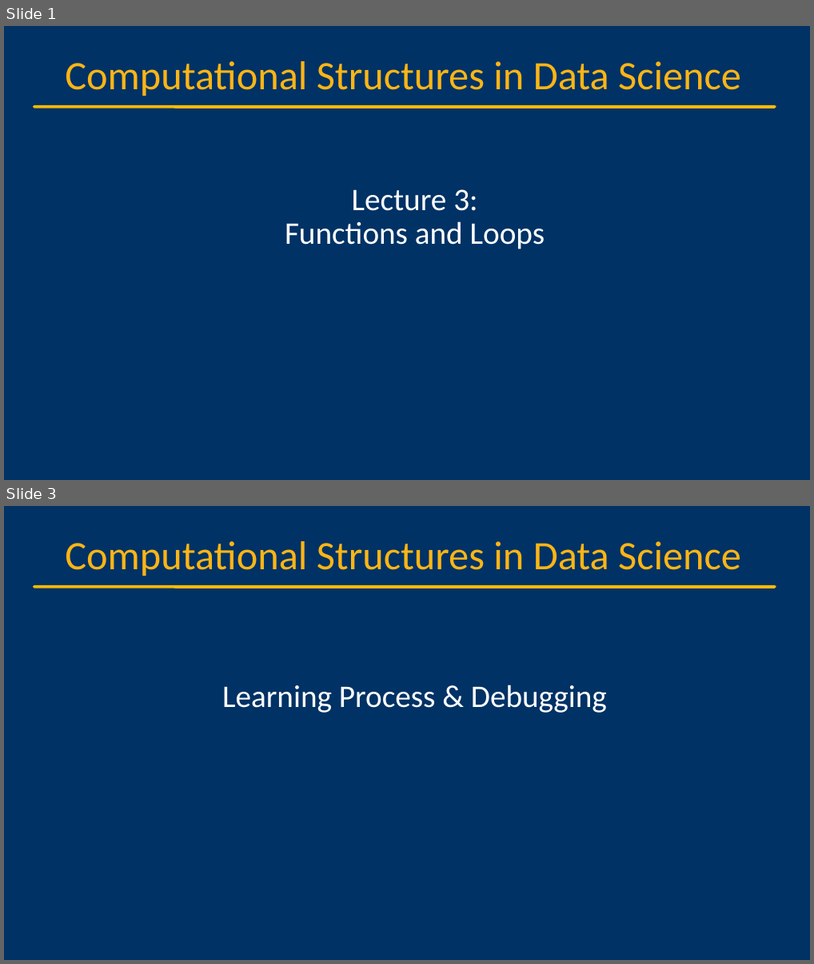
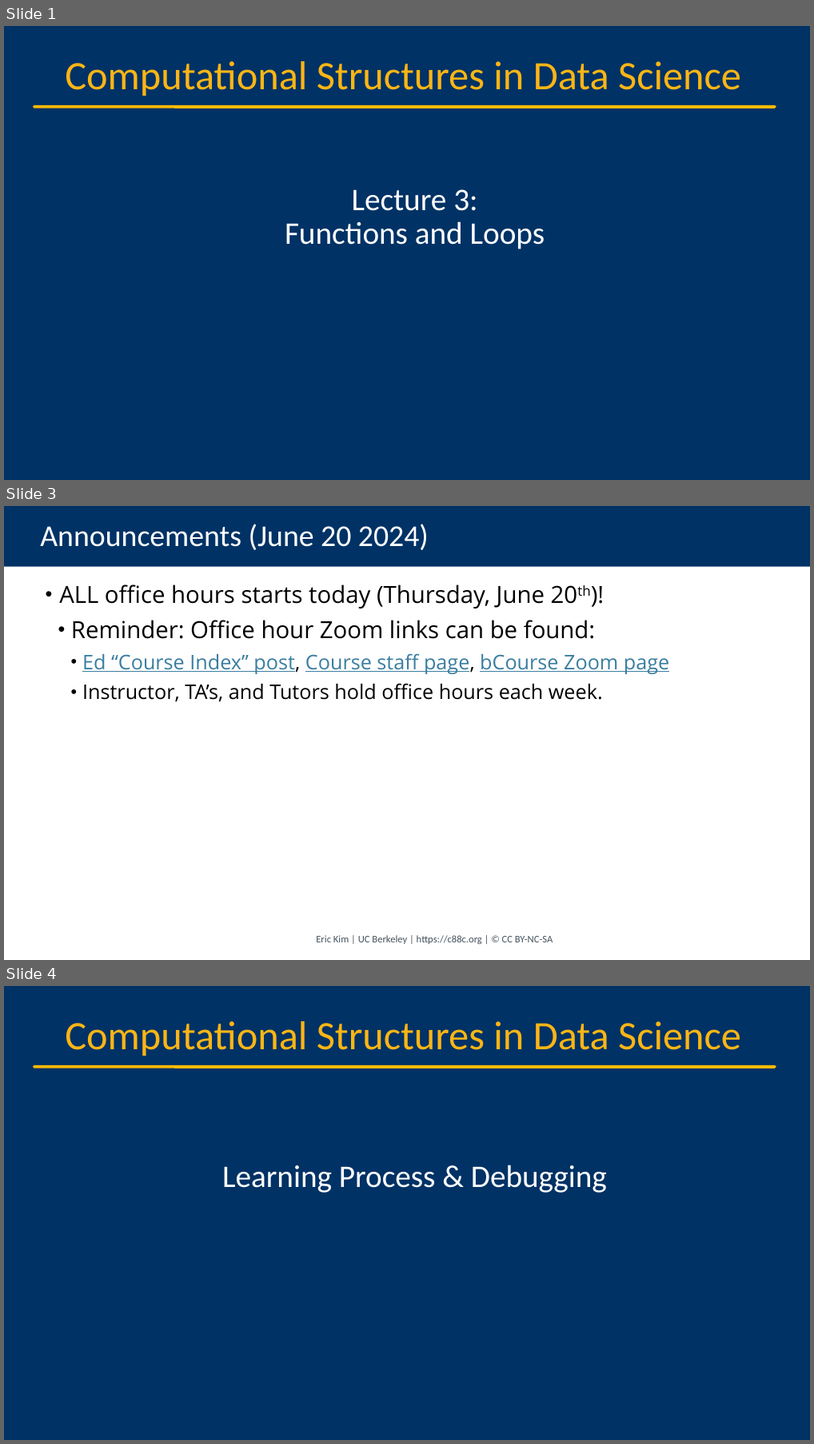
Before and after one commit to cs88-website/su24, a slide deck: assets/slides/su24/03-Loops.pptx. Shown one above the other, each under a label of ours: slides 1 and 3 before the commit, slides 1, 3 and 4 after it; the slides between them are not shown. The pictures are 814x964 and 814x1444 pixels, drawn with LibreOffice and Linux fonts; fonts in the diff are those of the drawing; background and template pictures are left out. Boxes give left, top, right and bottom in pixels: in the first picture for what was removed or moved away, otherwise in the second. Text is boxed around its words. In the diff, an @@ line names an element or a change of style, - is before the commit and + after.

```diff
--- a/assets/slides/su24/03-Loops.pptx
+++ b/assets/slides/su24/03-Loops.pptx
@@ slide 3 added at box(4, 506, 810, 960), background #FFFFFF @@
@@ title added at box(4, 506, 810, 567), fill #003265, 36 pt, text #FFFFFF @@
+Announcements (June 20 2024)
@@ text added at box(59, 584, 670, 702), 24 pt, text #000000 @@
+• ALL office hours starts today (Thursday, June 20th)!
+  • Reminder: Office hour Zoom links can be found:
+    • Ed “Course Index” post, Course staff page, bCourse Zoom page
+    • Instructor, TA’s, and Tutors hold office hours each week.
@@ text added at box(316, 935, 553, 944), 12 pt, text #46535E @@
+Eric Kim | UC Berkeley | https://c88c.org | © CC BY-NC-SA
@@ what was slide 3 is now slide 4 @@
```
Also in this commit, not shown: 20 slides changed, 4 other slides added, 52 other files.
